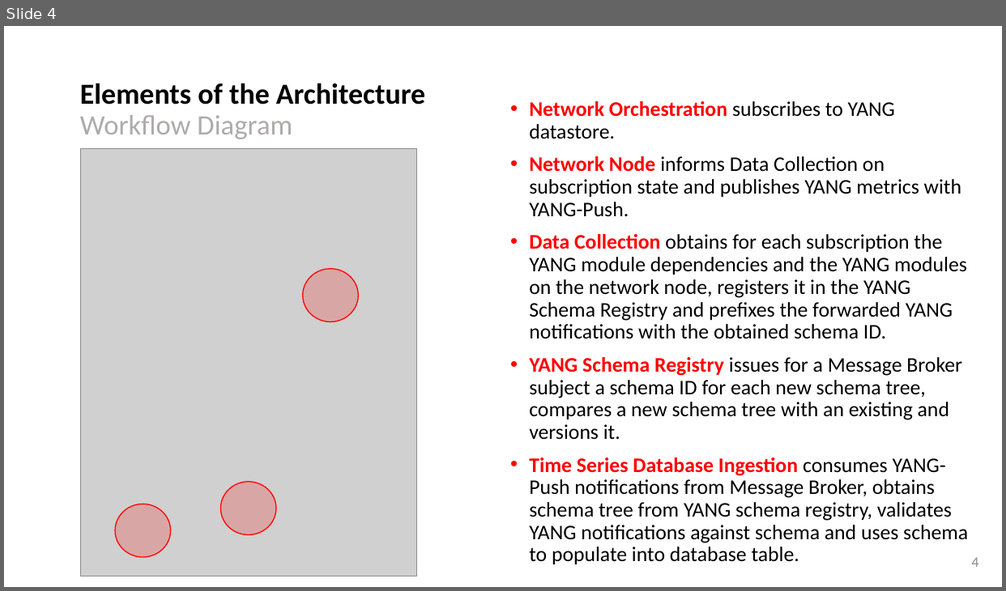
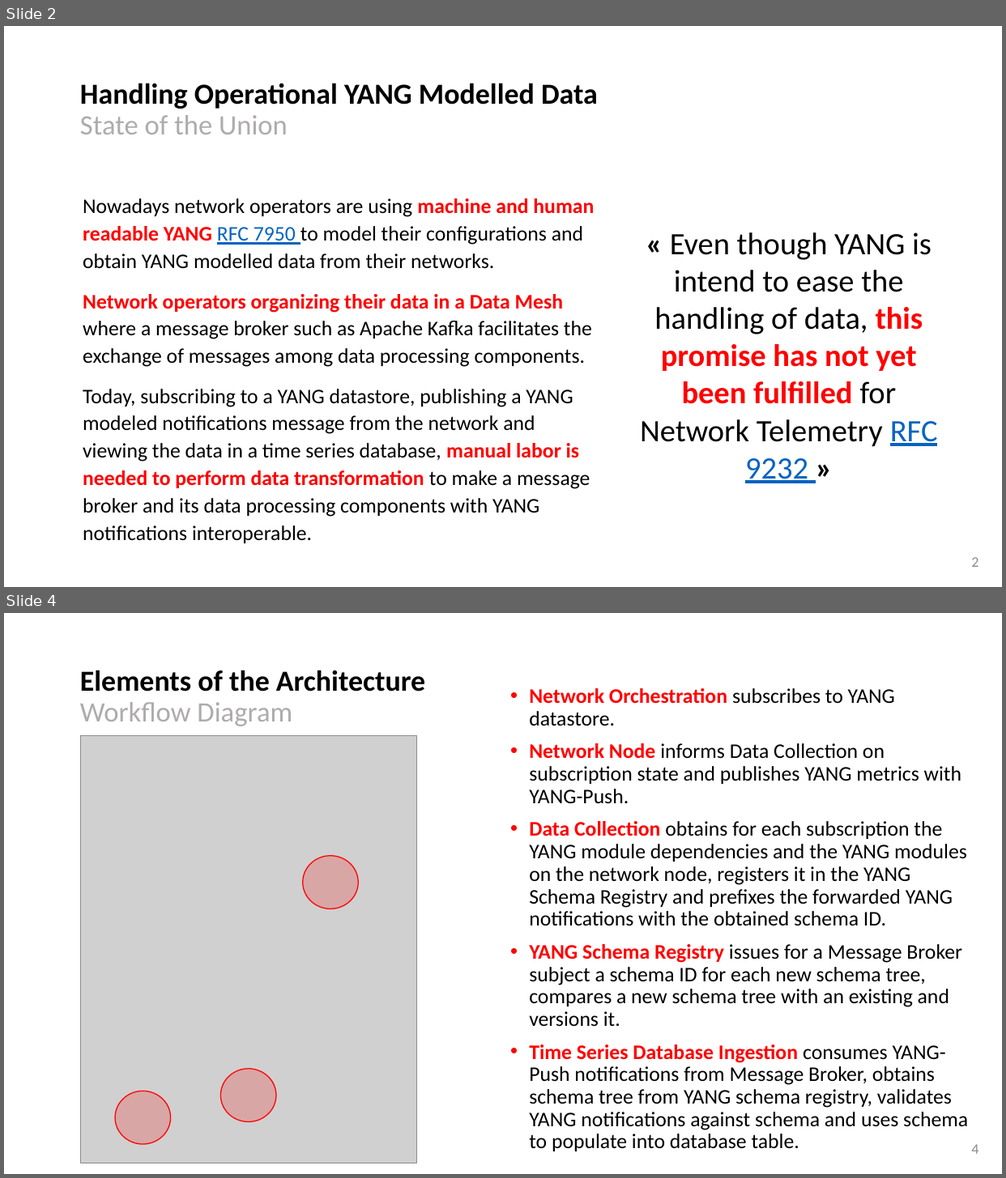
Before and after one commit to network-analytics/ietf-network-analytics-document-status, a slide deck: 120/NMOP/draft-ietf-nmop-yang-message-broker-integration.pptx. Shown one above the other, each under a label of ours: slide 4 before the commit, slides 2 and 4 after it; the slides between them are not shown. The pictures are 1006x591 and 1006x1178 pixels, drawn with LibreOffice and Linux fonts; fonts in the diff are those of the drawing; grey boxes stand for pictures. Boxes give left, top, right and bottom in pixels: in the first picture for what was removed or moved away, otherwise in the second. Text is boxed around its words. In the diff, an @@ line names an element or a change of style, - is before the commit and + after.

Commit message:
YANG-Push slides for netconf and nmop

```diff
--- a/120/NMOP/draft-ietf-nmop-yang-message-broker-integration.pptx
+++ b/120/NMOP/draft-ietf-nmop-yang-message-broker-integration.pptx
@@ slide 2 added at box(4, 26, 1002, 587), background #FFFFFF @@
@@ title added at box(80, 83, 598, 135), 28 pt, text #000000, bold @@
+Handling Operational YANG Modelled Data
+State of the Union
@@ text added at box(83, 199, 594, 544), 20 pt, text #000000 @@
+Nowadays network operators are using machine and human readable YANG RFC 7950 to model their configurations and obtain YANG modelled data from their networks.
+Network operators organizing their data in a Data Mesh where a message broker such as Apache Kafka facilitates the exchange of messages among data processing components.
+Today, subscribing to a YANG datastore, publishing a YANG modeled notifications message from the network and viewing the data in a time series database, manual labor is needed to perform data transformation to make a message broker and its data processing components with YANG notifications interoperable.
@@ text added at box(640, 233, 938, 447), 30 pt, text #000000 @@
+« Even though YANG is intend to ease the handling of data, this promise has not yet been fulfilled for Network Telemetry RFC 9232 »
@@ page number added at box(971, 557, 978, 567), 14 pt, text #8C8C8C @@
+2
```
Also in this commit, not shown: 8 slides changed, 6 other slides added, 3 other files.
